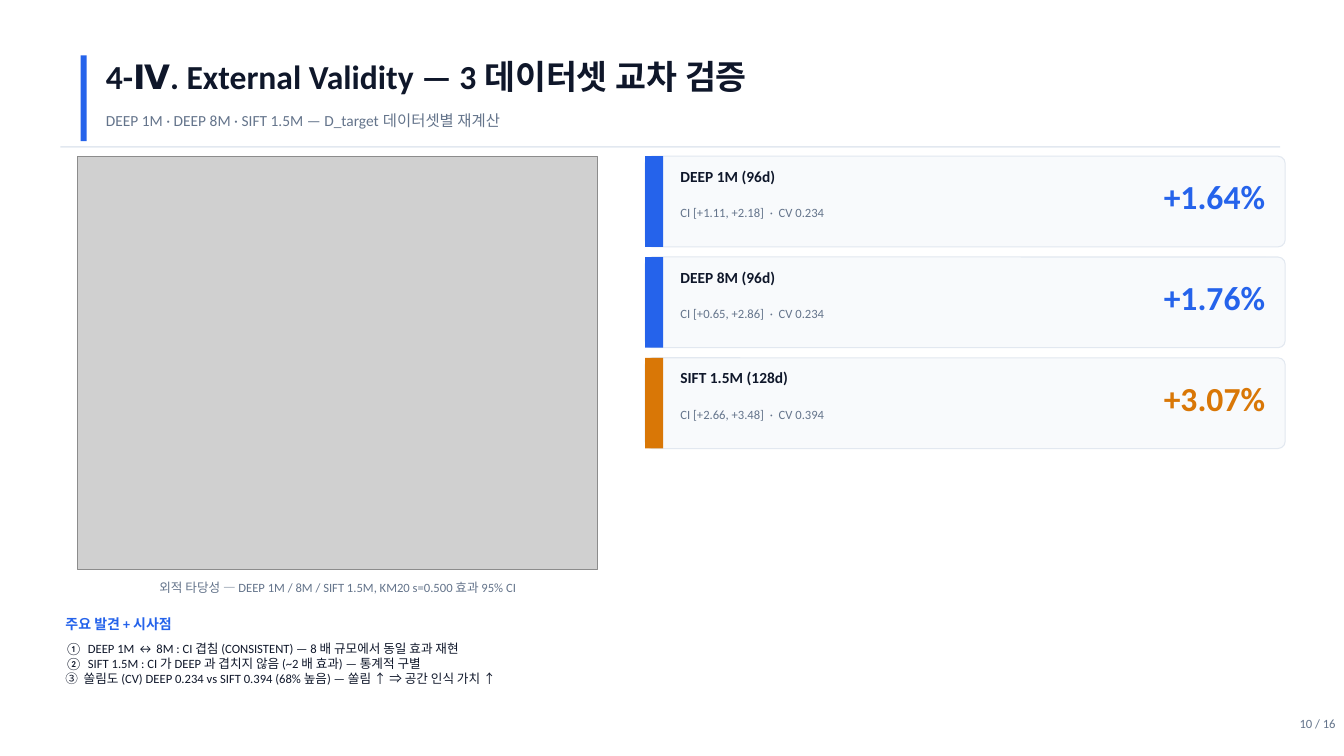
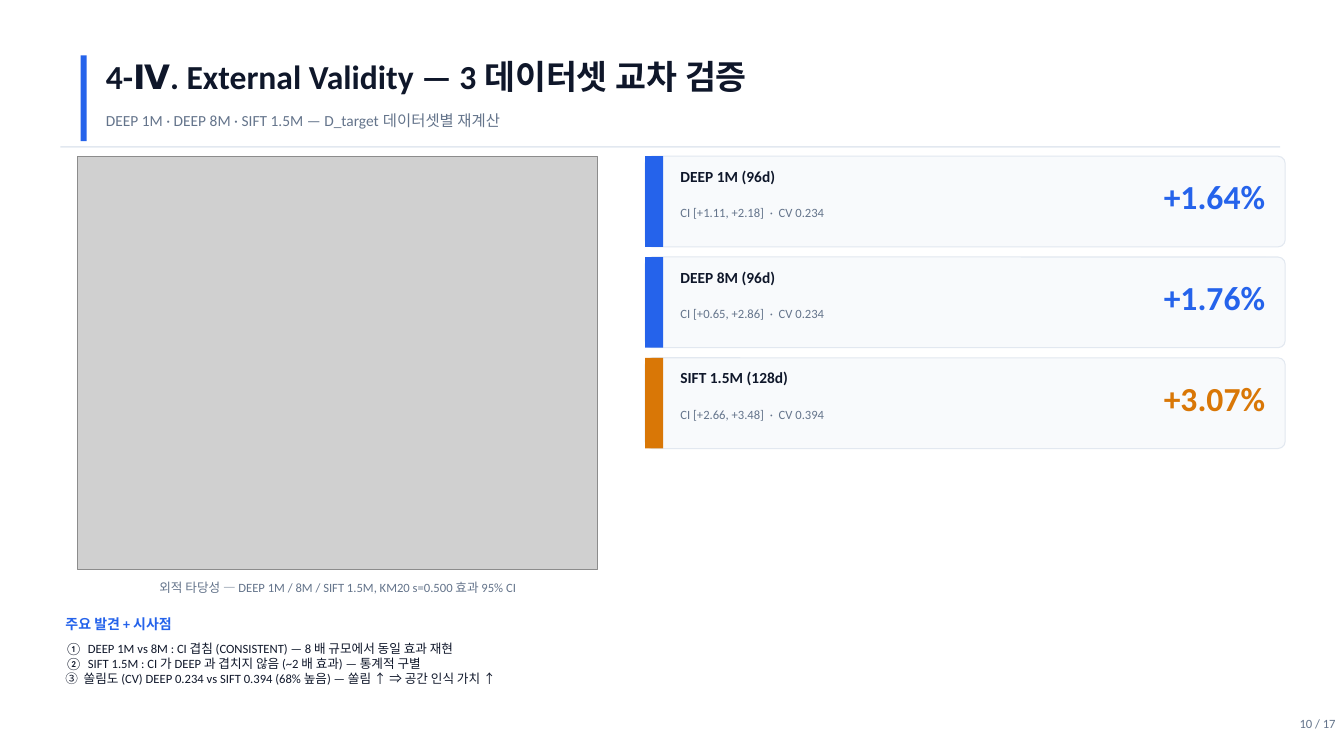
Before and after one commit to johyunbin/Capstone, a slide deck: slide 10 of submission/_drafts/속도는벡터_중간발표.pptx. Drawn at 1344x756 pixels with LibreOffice and Linux fonts; fonts in the diff are those of the drawing; grey boxes stand for pictures. Boxes give left, top, right and bottom in pixels: in the first picture for what was removed or moved away, otherwise in the second. Text is boxed around its words. In the diff, an @@ line names an element or a change of style, - is before the commit and + after.

```diff
--- a/submission/_drafts/속도는벡터_중간발표.pptx
+++ b/submission/_drafts/속도는벡터_중간발표.pptx
@@ text at [65, 642, 453, 655]: text changed @@
-① DEEP 1M ↔ 8M : CI 겹침 (CONSISTENT) — 8 배 규모에서 동일 효과 재현
+① DEEP 1M vs 8M : CI 겹침 (CONSISTENT) — 8 배 규모에서 동일 효과 재현
@@ text at [1300, 720, 1336, 728]: text changed @@
-10 / 16
+10 / 17
```
Also in this commit, not shown: 13 other slides changed, 1 slide added, 8 other files.
